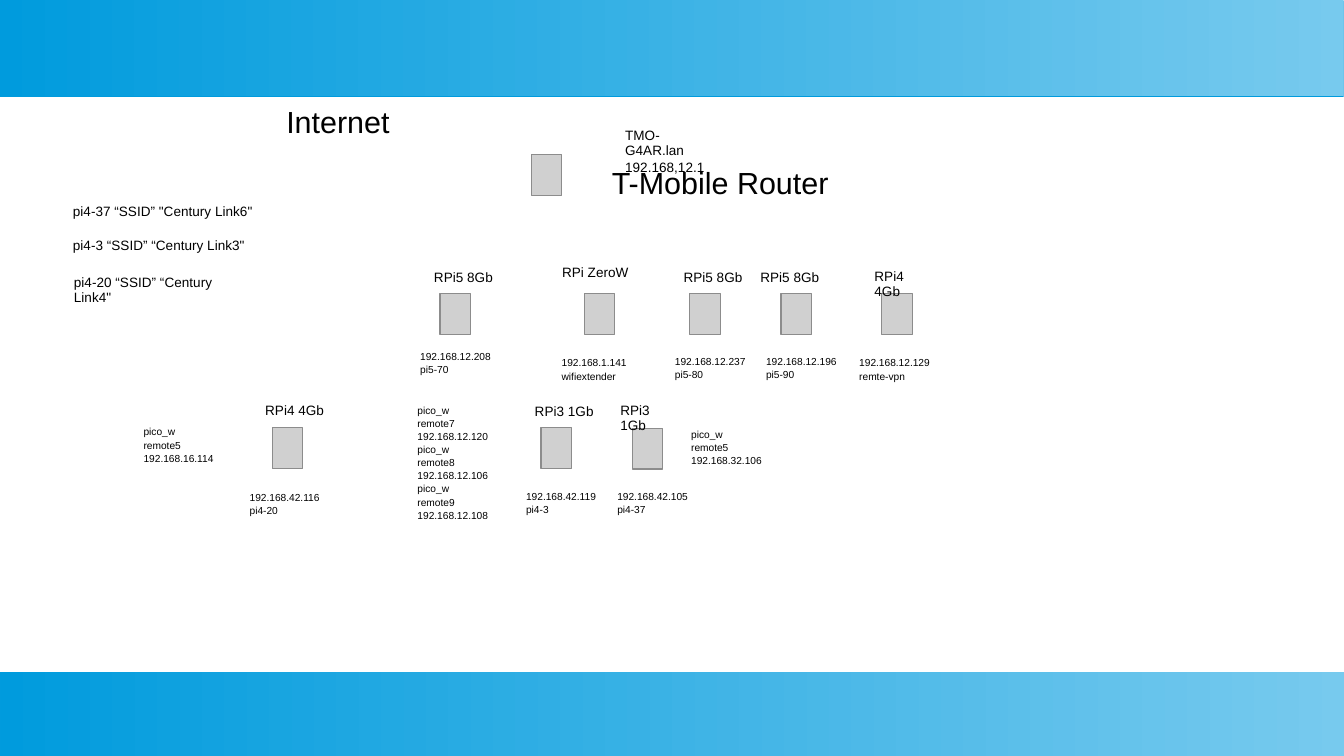
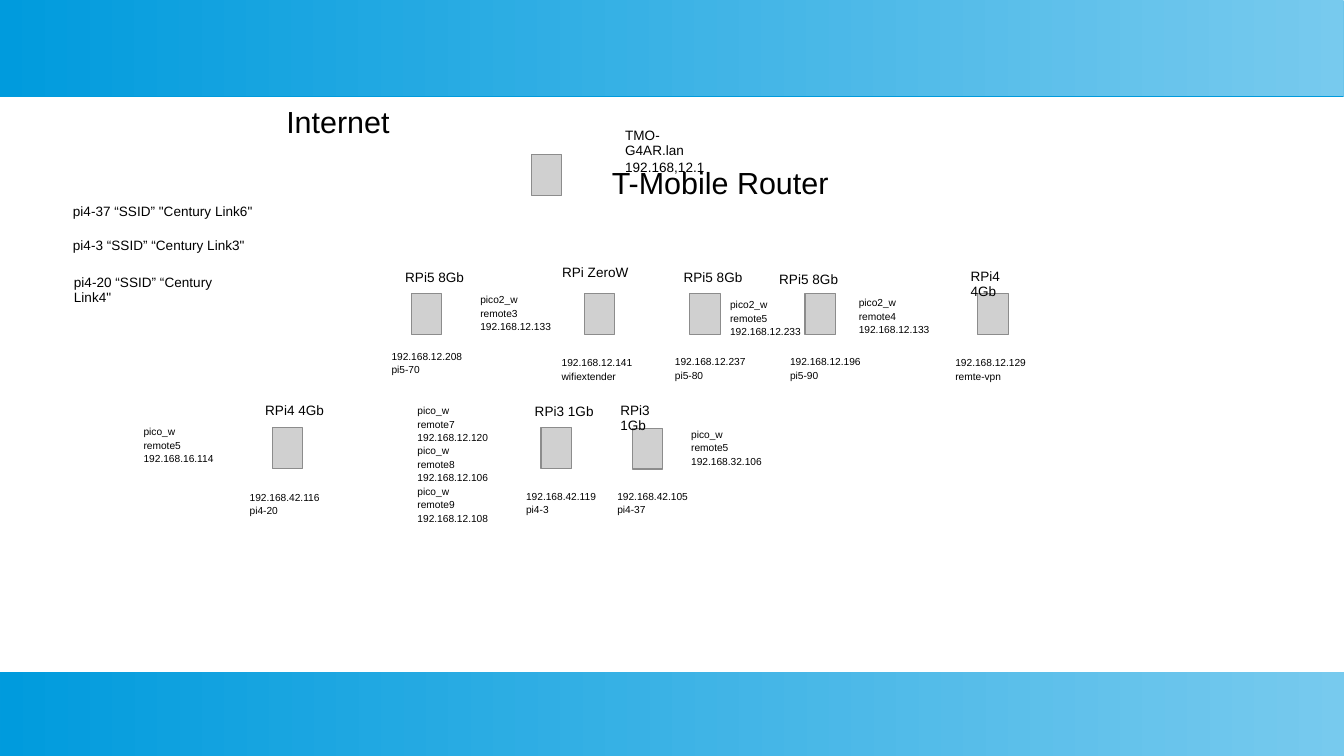
Before and after one commit to develone/shared-notes-pico_w-development, a slide deck: slide 6 of networking/xwindows-tmo.ppt. Drawn at 1344x756 pixels with LibreOffice and Linux fonts; fonts in the diff are those of the drawing; grey boxes stand for pictures. Boxes give left, top, right and bottom in pixels: in the first picture for what was removed or moved away, otherwise in the second. Text is boxed around its words. In the diff, an @@ line names an element or a change of style, - is before the commit and + after.

```diff
--- a/networking/xwindows-tmo.ppt
+++ b/networking/xwindows-tmo.ppt
@@ text "RPi5 8Gb": place and size @@
-text "RPi5 8Gb" at (760, 272, 820, 282)
+text "RPi5 8Gb" at (779, 274, 838, 284)
@@ 2 texts, 1 picture: place and size @@
-2 texts, 1 picture at (859, 271, 930, 382)
+2 texts, 1 picture at (955, 271, 1026, 382)
@@ text added at (480, 296, 551, 330), 6 pt, text #000000 @@
+pico2_w
+remote3
+192.168.12.133
@@ picture: place and size @@
-picture at (782, 294, 812, 335)
+picture at (805, 294, 835, 335)
@@ text added at (859, 299, 930, 333), 6 pt, text #000000 @@
+pico2_w
+remote4
+192.168.12.133
@@ text added at (730, 301, 801, 335), 6 pt, text #000000 @@
+pico2_w
+remote5
+192.168.12.233
@@ 2 texts, 1 picture: place and size @@
-2 texts, 1 picture at (420, 272, 493, 375)
+2 texts, 1 picture at (392, 272, 464, 375)
@@ text at (562, 359, 633, 366): text changed @@
-192.168.1.141
+192.168.12.141
@@ text "192.168.12.196": place and size @@
-text "192.168.12.196" at (766, 358, 837, 380)
+text "192.168.12.196" at (790, 358, 861, 381)
```
Also in this commit, not shown: 1 other slide changed, 1 other file.
